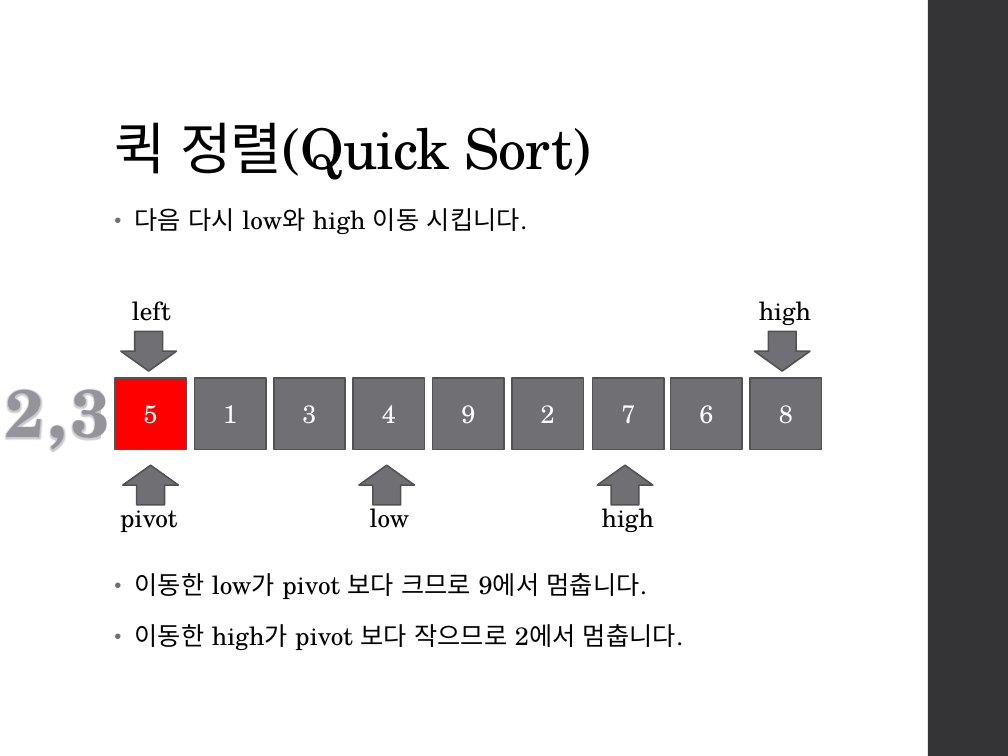
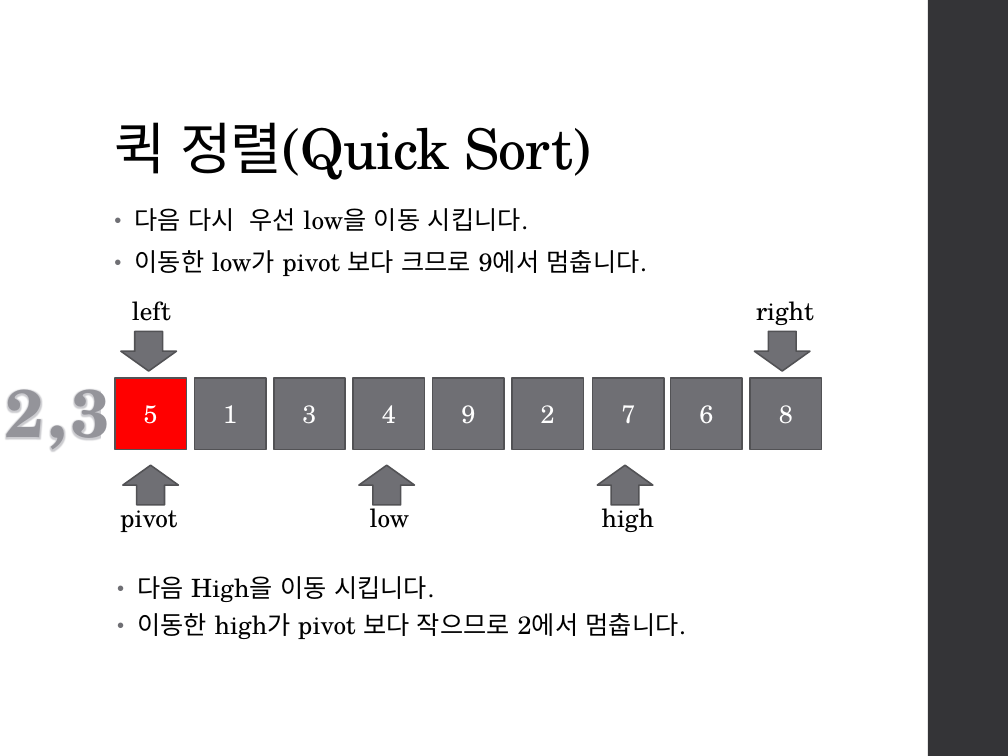
Before and after one commit to Kaigon0919/StudyDataStruct, a slide deck: slide 23 of Bubble,QuickSort/Bubble Sort, Quick Sort.pptx. Drawn at 1008x756 pixels with LibreOffice and Linux fonts; fonts in the diff are those of the drawing. Boxes give left, top, right and bottom in pixels: in the first picture for what was removed or moved away, otherwise in the second. Text is boxed around its words. In the diff, an @@ line names an element or a change of style, - is before the commit and + after.

```diff
--- a/Bubble,QuickSort/Bubble Sort, Quick Sort.pptx
+++ b/Bubble,QuickSort/Bubble Sort, Quick Sort.pptx
@@ text at <box>135,208,528,231</box>: text changed @@
-• 다음 다시 low와 high 이동 시킵니다.
+• 다음 다시 우선 low을 이동 시킵니다.
@@ text "이동한 low가 pivot 보다 크므로 ...": place and size @@
-text "이동한 low가 pivot 보다 크므로 ..." at <box>135,573,683,650</box>
+text "이동한 low가 pivot 보다 크므로 ..." at <box>135,250,647,276</box>
@@ text at <box>756,301,814,325</box>: text changed @@
-high
+right
@@ text added at <box>137,576,434,602</box>, 18 pt, text #000000 @@
+• 다음 High을 이동 시킵니다.
@@ text at <box>135,624,683,650</box>: paragraph removed @@
-• 이동한 high가 pivot 보다 작으므로 2에서 멈춥니다.
@@ text added at <box>137,613,686,639</box>, 18 pt, text #000000 @@
+• 이동한 high가 pivot 보다 작으므로 2에서 멈춥니다.
```
Also in this commit, not shown: 8 other slides changed, 1 slide added, 1 slide removed.
